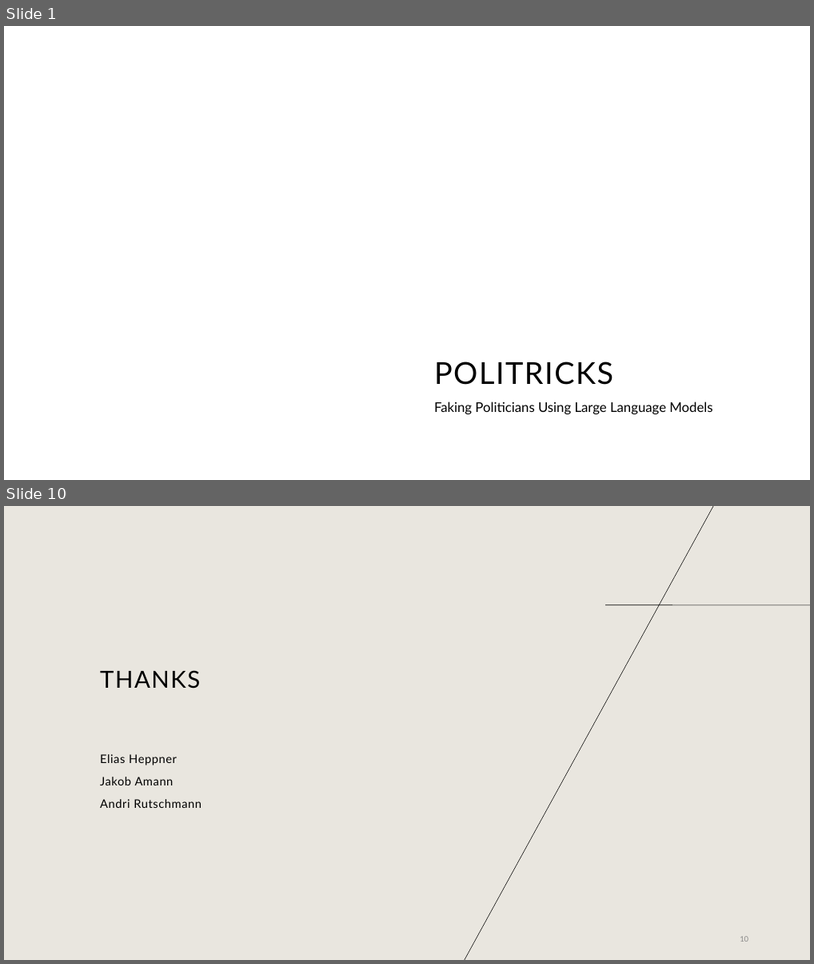
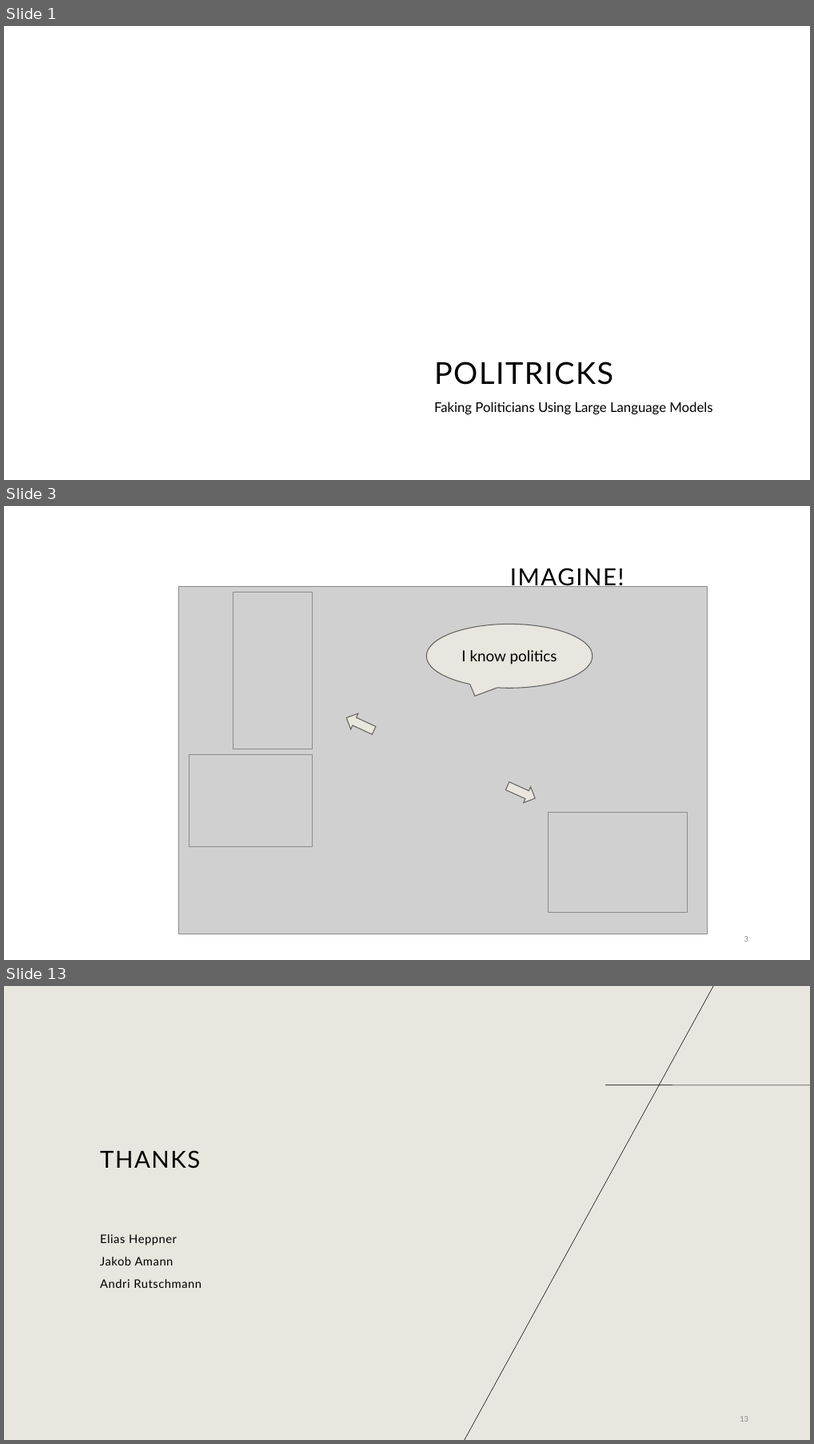
Before and after one commit to EliasHepp/Politricks, a slide deck: final_presentation.odp. Shown one above the other, each under a label of ours: slides 1 and 10 before the commit, slides 1, 3 and 13 after it; the slides between them are not shown. The pictures are 814x964 and 814x1444 pixels, drawn with LibreOffice and Linux fonts; fonts in the diff are those of the drawing; grey boxes stand for pictures; background and template pictures are left out. Boxes give left, top, right and bottom in pixels: in the first picture for what was removed or moved away, otherwise in the second. Text is boxed around its words. In the diff, an @@ line names an element or a change of style, - is before the commit and + after.

```diff
--- a/final_presentation.odp
+++ b/final_presentation.odp
@@ slide 3 added at (4, 506, 810, 960), background #FFFFFF @@
@@ title added at (510, 568, 625, 589), 28 pt, text #000000 @@
+IMAGINE!
@@ picture added at (179, 586, 707, 933) @@
@@ picture added at (233, 592, 312, 748) @@
@@ freeform shape added at (427, 624, 594, 688), fill #E9E6DF, outline #62615D 0.99 pt, 18 pt, text #000000 @@
+I know politics
@@ freeform shape added at (343, 709, 378, 738), fill #E9E6DF, outline #62615D 0.99 pt @@
@@ picture added at (189, 754, 312, 846) @@
@@ freeform shape added at (504, 778, 539, 806), fill #E9E6DF, outline #62615D 0.99 pt @@
@@ picture added at (549, 812, 688, 912) @@
@@ page number added at (745, 936, 749, 941), 9 pt, text #898989 @@
+3
@@ what was slide 10 is now slide 13 @@
```
Also in this commit, not shown: 3 slides changed, 7 other slides added, 5 slides removed, 1 other file.
